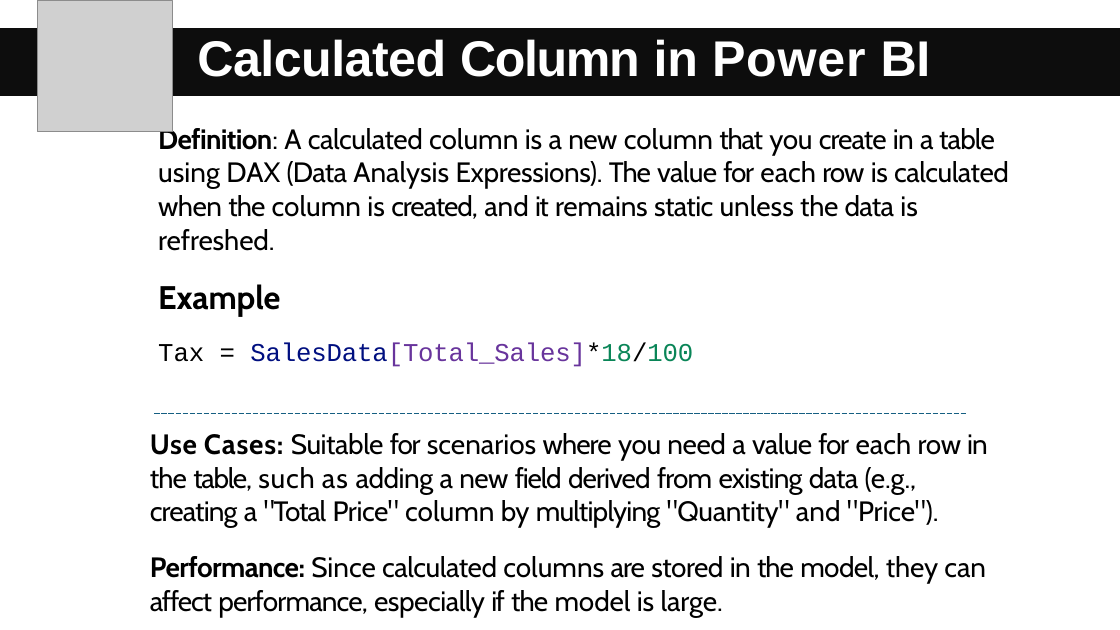
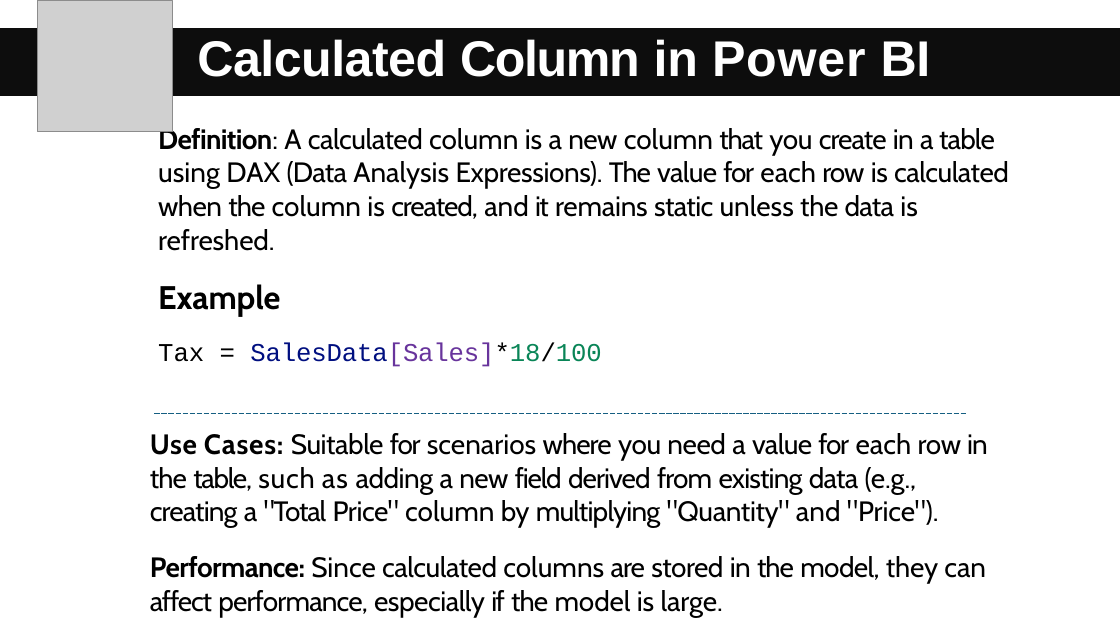
Before and after one commit to nageswaranandimalla/oracle-ds1, a slide deck: slide 4 of Day13/DAX/DAX Formulas Notes by Satish Dhawale (2).pptx. Drawn at 1120x630 pixels with LibreOffice and Linux fonts; fonts in the diff are those of the drawing; grey boxes stand for pictures. Boxes give left, top, right and bottom in pixels: in the first picture for what was removed or moved away, otherwise in the second. Text is boxed around its words. In the diff, an @@ line names an element or a change of style, - is before the commit and + after.

```diff
--- a/Day13/DAX/DAX Formulas Notes by Satish Dhawale (2).pptx
+++ b/Day13/DAX/DAX Formulas Notes by Satish Dhawale (2).pptx
@@ text at <box>158,342,601,367</box>: text changed; text colour #68349C to #000F80 @@
-Tax = SalesData[Total_Sales]*18/100
+Tax = SalesData[Sales]*18/100
```
Also in this commit, not shown: 2 slides added, 8 other files.
